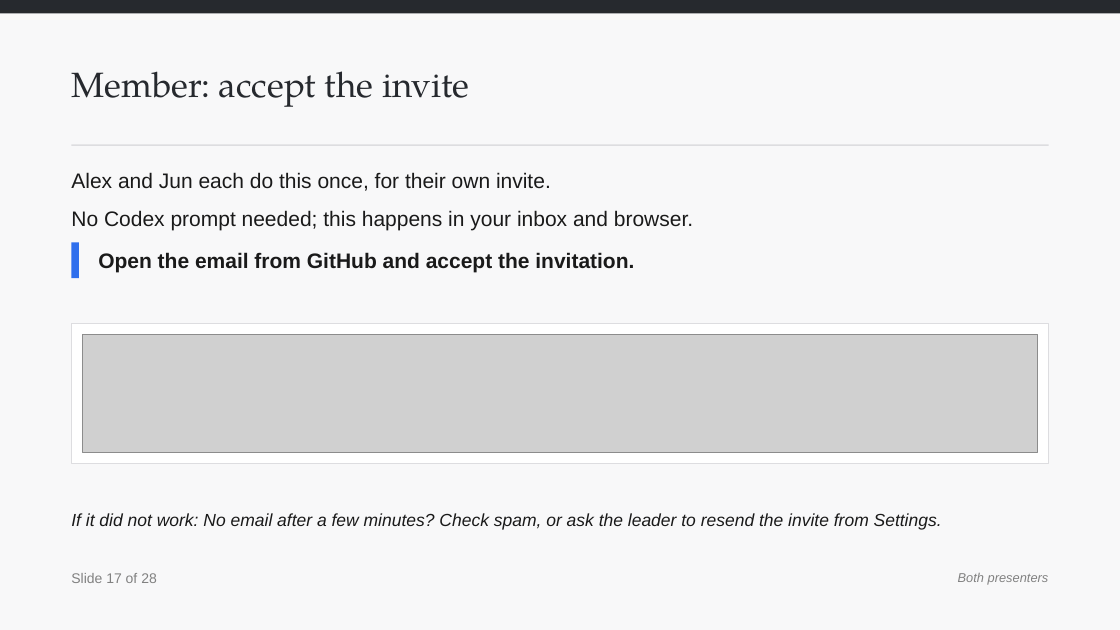
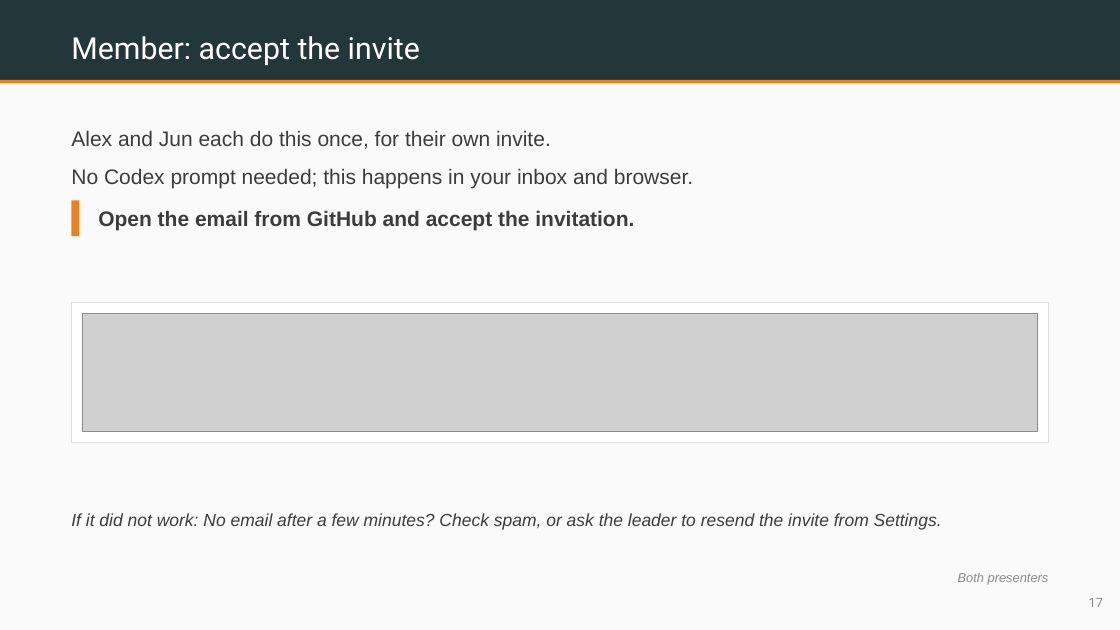
Before and after one commit to benjiesotelo-sudo/Telos_FIN1209, a slide deck: slide 17 of special-lecture/FIN1209-Special-Lecture-1-Setup-Student-Edition.pptx. Drawn at 1120x630 pixels with LibreOffice and Linux fonts; fonts in the diff are those of the drawing; grey boxes stand for pictures. Boxes give left, top, right and bottom in pixels: in the first picture for what was removed or moved away, otherwise in the second. Text is boxed around its words. In the diff, an @@ line names an element or a change of style, - is before the commit and + after.

Commit message:
Special lecture: Metropolis Beamer style, recreated without LaTeX
Per his words, 25 Nov: "like Latex theme... Metropolis". Replaces the
plain neutral palette with a LaTeX-Beamer-Metropolis look built natively
in pptx/PIL: a slim dark frame-title bar, a thin orange progress rule
under it, a plain light body, small page numbers in the corner, one
accent colour (Metropolis's own orange), a clean sans font throughout.
No FEU theme, still, and no LaTeX installed anywhere.

special_lecture_kit.py gains its own content/title/closing renderers
(render_content_m/render_title_m/render_closing_m) and a metro_frame/
metro_footer pair, since Metropolis's structure differs enough from
deckkit's FEU layout that a palette swap alone could not get there;
deckkit itself is untouched. The generated illustrations (the Git/GitHub
flow diagram, the macOS Command Line Tools dialog) now pick up the same
one accent colour instead of their earlier ad hoc blue/green.

Deck 1 (28 slides) converted; decks 2 and 3 will build in this style from
the start.

```diff
--- a/special-lecture/FIN1209-Special-Lecture-1-Setup-Student-Edition.pptx
+++ b/special-lecture/FIN1209-Special-Lecture-1-Setup-Student-Edition.pptx
@@ rectangle at (0,0,1120,630): fill #F8F8F9 to #FAFAFA @@
@@ rectangle: place and size @@
-rectangle at (0,0,1120,13)
+rectangle at (0,0,1120,80)
@@ rectangle at (0,0,1120,80): fill #26292E to #23373B @@
@@ text "Member: accept the invite": place and size @@
-text "Member: accept the invite" at (71,71,469,107)
+text "Member: accept the invite" at (71,36,420,65)
@@ text "Member: accept the invite" at (71,36,420,65): size 30 to 26 pt, font TeX Gyre Pagella to Roboto, text colour #26292E to #FFFFFF; vertical alignment top to middle @@
@@ rectangle: place and size @@
-rectangle at (71,145,1049,146)
+rectangle at (0,80,1120,83)
@@ rectangle at (0,80,1120,83): fill #DDDDE0 to #EB811B @@
@@ text "Alex and Jun each do ...": place and size @@
-text "Alex and Jun each do ..." at (71,172,693,231)
+text "Alex and Jun each do ..." at (71,130,693,189)
@@ rectangle: place and size @@
-rectangle at (71,242,79,278)
+rectangle at (71,200,79,236)
@@ rectangle at (71,200,79,236): fill #2F6FED to #EB811B @@
@@ text colour #1A1A1A to #3C3C3C in 3 elements at (71,513,942,530), (71,130,693,189), (98,210,634,231) @@
@@ text "Open the email from GitHub ...": place and size @@
-text "Open the email from GitHub ..." at (98,252,634,273)
+text "Open the email from GitHub ..." at (98,210,634,231)
@@ rectangle: place and size @@
-rectangle at (71,323,1049,464)
+rectangle at (71,302,1049,443)
@@ rectangle at (71,302,1049,443): outline #DDDDE0 1 pt to #DDDDDD 1 pt @@
@@ picture: place and size @@
-picture at (82,334,1038,453)
+picture at (82,313,1038,432)
@@ text removed at (71,573,157,583) @@
-Slide 17 of 28
@@ text added at (1089,598,1103,607), 11 pt, text #8A8A8A @@
+17
```
Also in this commit, not shown: 27 other slides changed, 3 other files.
